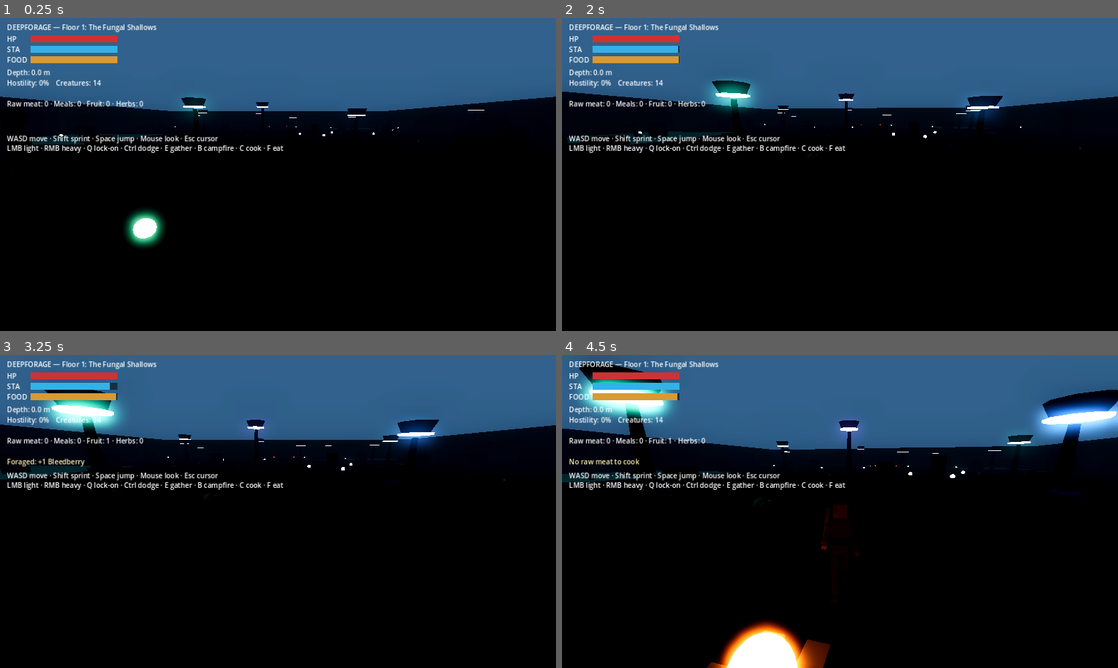
Above: before the commit, frames 1-4 (two rows, left to right).
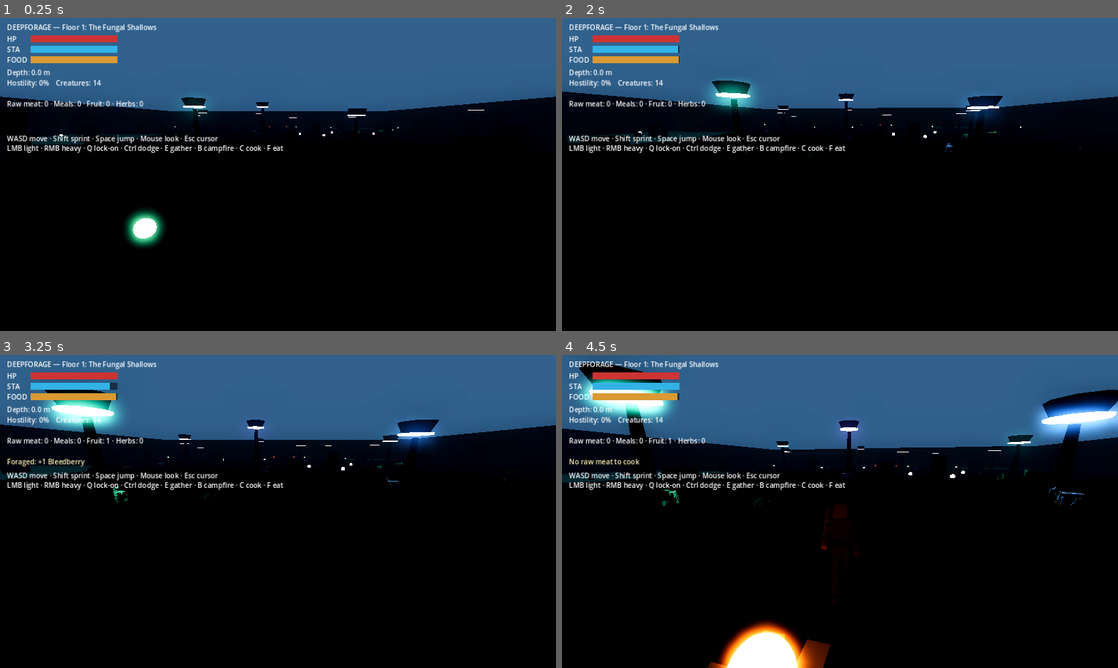
Above: after the commit, the same moments.

Repository: damienlangton70-hash/Ecosystem_dungeon
Game: Godot game, scene res://src/game/Main.tscn
The game is run twice, just before and just after one commit, with the same random seed, the same clock (stepped at 60 frames per second) and the same inputs.
Inputs (mouse positions are in pixels of both pictures, inside the frame that each line leads up to):
- Up to frame 1 (0.25 s): no input
- Up to frame 2 (2 s): tap Enter at 0.5 s; move the mouse to (867, 174) at 0.52 s; hold W from 0.53 s (still down); tap Ctrl at 0.6 s; click (867, 174) at 0.67 s; tap Space at 0.77, 1.52 s; move the mouse to (812, 174) at 1.27 s; tap Q at 1.35 s
- Up to frame 3 (3.25 s): keep holding W; move the mouse to (289, 505) at 2.02 s; tap R at 2.1 s; move the mouse to (272, 517) at 2.77 s; tap E at 2.85 s; click (272, 517) at 2.92 s; tap Space at 3.02 s
- Up to frame 4 (4.5 s): keep holding W; move the mouse to (878, 514) at 3.52 s; tap B at 3.6 s; tap Space at 3.77 s; move the mouse to (795, 508) at 4.27 s; tap C at 4.35 s

The runs differ from the first frame. In frame 1, less than 0.1% of the frame differs, in the area x 7-70%, y 34-38%; in frame 2, less than 0.1%; in frame 3, less than 0.1%; in frame 4, less than 0.1%, in the area x 18-94%, y 35-49%.

Commit message:
feat(creatures): drive CreatureRig for the 3 spawned species (mosslamb/ashjackal/lynx) — locomotion + attack/hit/death anims; static fallback for the rest

Diff:
--- a/src/creatures/Creature.gd
+++ b/src/creatures/Creature.gd
@@ -53,6 +53,7 @@
 var _sfx: AudioStreamPlayer3D
 var _flinch_tween: Tween
 var _death_started := false
+var _rig: CreatureRig
 
 func _ready() -> void:
     health = max_health
@@ -71,6 +72,21 @@
     _body_mat.rim_enabled = true
     _body_mat.rim = 0.5
     _body_mat.rim_tint = 0.3
+
+    # Skeletal-rig track: species with a CreatureRig get a true Skeleton3D +
+    # AnimationTree body (walk/run/attack/hit/death), driven from the AI state
+    # machine below. Shares _body_mat so the telegraph/stagger _glow still tints it.
+    if CreatureRig.has_rig(species_id):
+        _rig = CreatureRig.new()
+        _rig.species_id = species_id
+        _rig.body_mat = _body_mat
+        _rig.body_height = body_height
+        add_child(_rig)
+        _add_creature_collision()
+        _sfx = AudioStreamPlayer3D.new()
+        _sfx.unit_size = 6.0
+        add_child(_sfx)
+        return
 
     # Bespoke per-species silhouette (docs/ART_DIRECTION.md §8.3) takes precedence
     # over the form-driven generic rig below. CreatureModels overrides _body_mat's
@@ -223,6 +239,15 @@
     _sfx.unit_size = 6.0
     add_child(_sfx)
 
+func _add_creature_collision() -> void:
+    var col := CollisionShape3D.new()
+    var box := BoxShape3D.new()
+    var h := maxf(body_height, 0.6)
+    box.size = Vector3(0.7, h, 1.2)
+    col.shape = box
+    col.position = Vector3(0, h * 0.5, 0)
+    add_child(col)
+
 func _glow(color: Color, on: bool) -> void:
     if _body_mat == null:
         return
@@ -244,6 +269,11 @@
     _attack_cd = maxf(_attack_cd - delta, 0.0)
     if poise < max_poise:
         poise = minf(max_poise, poise + POISE_REGEN * delta)
+
+    if _rig != null:
+        var sp := Vector2(velocity.x, velocity.z).length()
+        var maxsp: float = maxf(move_speed * maxf(chase_speed_mult, 1.0), 0.1)
+        _rig.set_locomotion(clampf(sp / maxsp, 0.0, 1.0))
 
     # Staggered: can't act, slides to a stop, recovers.
     if state == State.STAGGER:
@@ -320,6 +350,8 @@
                 _committing = true
                 _windup = WINDUP_TIME
                 _glow(Color(1.0, 0.25, 0.15), true)  # red wind-up tell (D6)
+                if _rig != null:
+                    _rig.play_state("Attack")
                 if _sfx != null:
                     _sfx.stream = Audio.get_stream("growl")
                     _sfx.play()
@@ -384,6 +416,9 @@
         kb.y = 0.0
         if kb.length() > 0.1:
             velocity += kb.normalized() * FLINCH_KNOCKBACK
+    if _rig != null:
+        _rig.play_state("Hit")
+        return
     if _flinch_tween != null and _flinch_tween.is_valid():
         _flinch_tween.kill()
     rotation.x = 0.0
@@ -408,6 +443,8 @@
         _flinch_tween.kill()
     rotation.x = 0.0
     _glow(Color(0.5, 0.7, 1.0), true)  # blue-white stagger flash
+    if _rig != null:
+        _rig.play_state("Hit")
     if _player != null and is_instance_valid(_player):
         var kb := global_position - _player.global_position
         kb.y = 0.0
@@ -428,7 +465,14 @@
     if _ecosystem != null and _ecosystem.has_method("record_kill"):
         _ecosystem.record_kill(species_id, 1)
     _drop_meat()
-    # Topple + sink, then remove — a death beat instead of a pop-out.
+    if _rig != null:
+        # The rig plays a collapse clip; free the node once it finishes.
+        _rig.play_state("Death")
+        var dt := create_tween()
+        dt.tween_interval(0.9)
+        dt.tween_callback(queue_free)
+        return
+    # Non-rigged: topple + sink, then remove — a death beat instead of a pop-out.
     var fall := 1.0 if randf() < 0.5 else -1.0
     var t := create_tween()
     t.tween_property(self, "rotation:z", fall * (PI * 0.5), 0.55)
